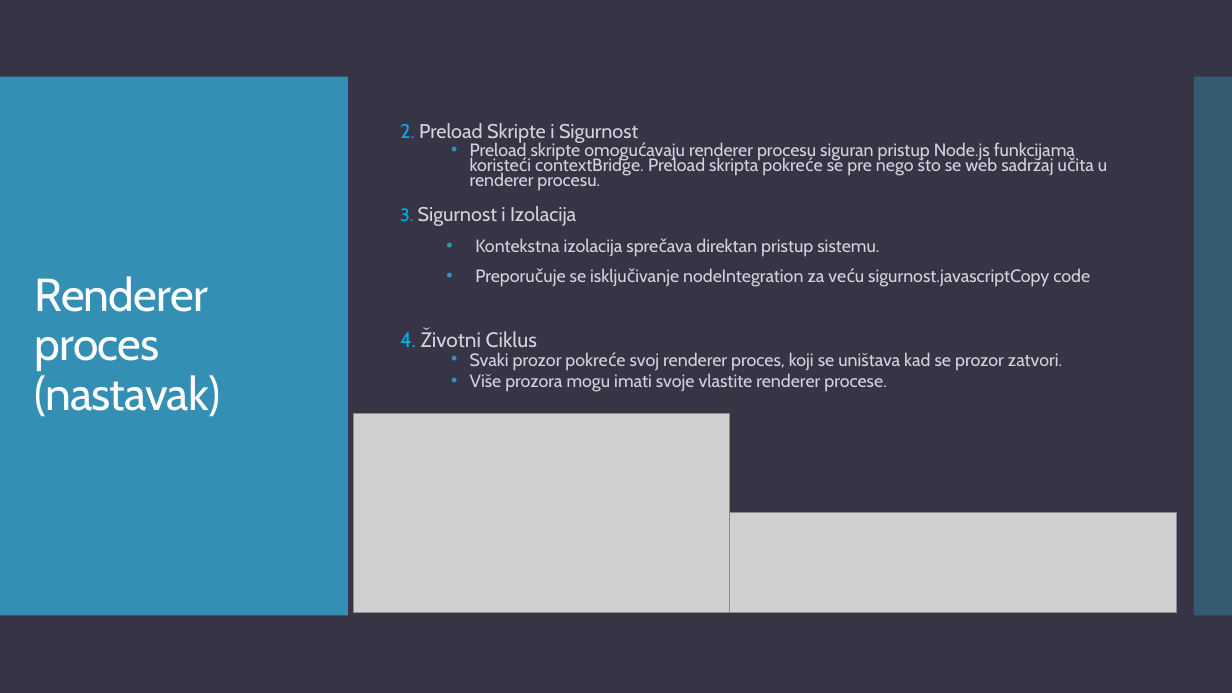
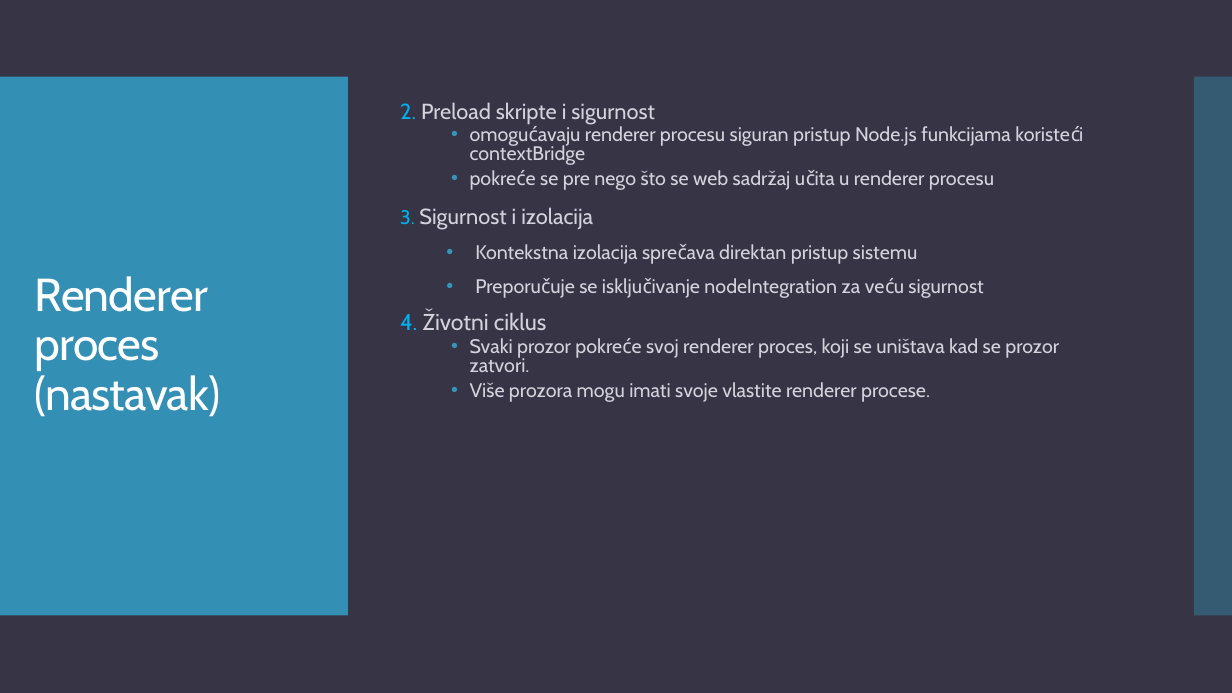
Before and after one commit to teodora18040cvetkovic/electron_react, a slide deck: slide 9 of Electron.pptx. Drawn at 1232x693 pixels with LibreOffice and Linux fonts; fonts in the diff are those of the drawing; grey boxes stand for pictures. Boxes give left, top, right and bottom in pixels: in the first picture for what was removed or moved away, otherwise in the second. Text is boxed around its words. In the diff, an @@ line names an element or a change of style, - is before the commit and + after.

```diff
--- a/Electron.pptx
+++ b/Electron.pptx
@@ text at (400, 102, 1011, 330): text changed; size 13.9 to 15.3 pt @@
-2. Preload Skripte i Sigurnost
-  • Preload skripte omogućavaju renderer procesu siguran pristup Node.js funkcijama koristeći contextBridge. Preload skripta pokreće se pre nego što se web sadržaj učita u renderer procesu.
-  3. Sigurnost i Izolacija
-    • Kontekstna izolacija sprečava direktan pristup sistemu.
-    • Preporučuje se isključivanje nodeIntegration za veću sigurnost.javascriptCopy code
-4. Životni Ciklus
+2. Preload skripte i sigurnost
+  • omogućavaju renderer procesu siguran pristup Node.js funkcijama koristeći contextBridge
+  • pokreće se pre nego što se web sadržaj učita u renderer procesu
+  3. Sigurnost i izolacija
+    • Kontekstna izolacija sprečava direktan pristup sistemu
+    • Preporučuje se isključivanje nodeIntegration za veću sigurnost
+4. Životni ciklus
@@ text at (470, 338, 1059, 402): size 13.9 to 15.3 pt in "Svaki prozor pokreće svoj renderer proces, koji ...", "Više prozora mogu imati svoje vlastite renderer ..."; line spacing 0.7 to 0.8 @@
@@ picture removed at (354, 414, 730, 613) @@
@@ picture removed at (729, 512, 1177, 612) @@
```
Also in this commit, not shown: 14 other slides changed, 1 slide added, 1 other file.
